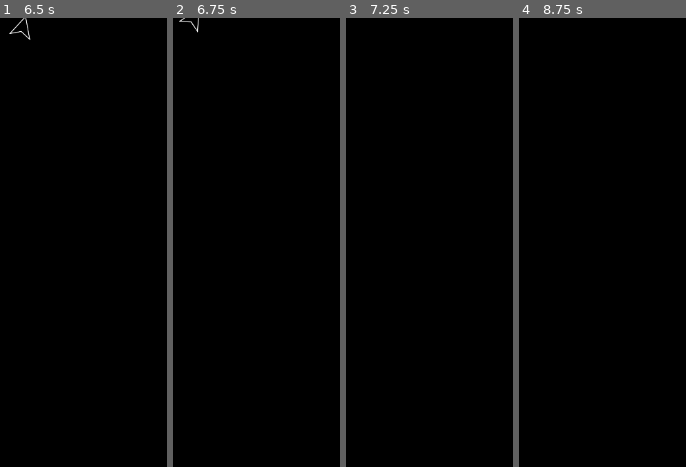
Above: before the commit, frames 1-4 (left to right).
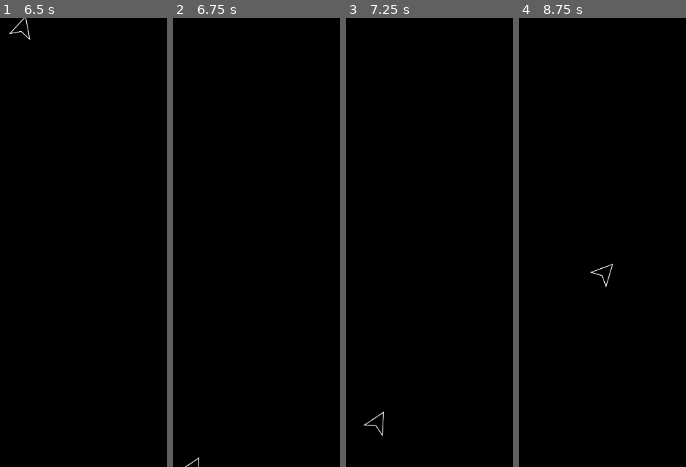
Above: after the commit, the same moments.

Repository: Aym00ane/3-Asteroids
Game: Godot game, scene res://Scenes/main.tscn
Two runs of this game, one before a commit and one after it. Both use one fixed random seed, a clock stepped at 60 frames per second and the inputs below.
Inputs:
- Up to frame 1 (6.5 s): tap Enter at 0.5 s; hold D (rotate_right) 0.53-1.28 s; hold A (rotate_left) 1.28-2.03 s; hold D (rotate_right) 2.03-2.78 s; hold W (forward) 2.78-3.53 s; hold A (rotate_left) 3.53-5.78 s; hold D (rotate_right) from 5.78 s (still down)
- Up to frame 2 (6.75 s): release D (rotate_right) at 6.53 s; hold W (forward) from 6.53 s (still down)
- Up to frame 3 (7.25 s): keep holding W (forward)
- Up to frame 4 (8.75 s): release W (forward) at 7.28 s; hold D (rotate_right) 7.28-8.03 s; hold A (rotate_left) from 8.03 s (still down)

Frame 1 is identical in both runs. In frame 2, 0.1% of the frame differs, in the area x 3-16%, y 0-100%; in frame 3, 0.1%; in frame 4, 0.2%, in the area x 42-57%, y 54-61%.

Commit message:
screen_bound

Diff:
--- a/Scenes/player.tscn
+++ b/Scenes/player.tscn
@@ -1,7 +1,8 @@
-[gd_scene load_steps=3 format=3 uid="uid://dkuwogui5ihxl"]
+[gd_scene load_steps=4 format=3 uid="uid://dkuwogui5ihxl"]
 
 [ext_resource type="Texture2D" uid="uid://cjt2q6tugvog4" path="res://Assets/Player.png" id="1_k0th1"]
 [ext_resource type="Script" path="res://Scripts/player.gd" id="1_wwstr"]
+[ext_resource type="PackedScene" uid="uid://bqq8gub8oap0c" path="res://Scenes/screen_bound_movement.tscn" id="3_y43e7"]
 
 [node name="Player" type="CharacterBody2D"]
 script = ExtResource("1_wwstr")
@@ -13,3 +14,6 @@
 [node name="CollisionPolygon2D" type="CollisionPolygon2D" parent="."]
 rotation = 3.14159
 polygon = PackedVector2Array(2.08165e-12, -32, 32, 32, 2.08165e-12, 16, -32, 32)
+
+[node name="ScreenBoundMovement" parent="." node_paths=PackedStringArray("node") instance=ExtResource("3_y43e7")]
+node = NodePath("..")
--- /dev/null
+++ b/Scenes/screen_bound_movement.tscn
@@ -0,0 +1,6 @@
+[gd_scene load_steps=2 format=3 uid="uid://bqq8gub8oap0c"]
+
+[ext_resource type="Script" path="res://Scripts/screen_bound_movement.gd" id="1_jyw2r"]
+
+[node name="ScreenBoundMovement" type="Node"]
+script = ExtResource("1_jyw2r")
--- /dev/null
+++ b/Scripts/screen_bound_movement.gd
@@ -0,0 +1,29 @@
+extends Node
+
+@export var node: Node
+
+var bounds = {}
+
+func _ready():
+	var rect = get_viewport().get_visible_rect()
+	var camera = get_viewport().get_camera_2d()
+	var zoom = camera.zoom
+	var camera_position = camera.position
+	var size = rect.size / zoom
+
+	bounds.top = (camera_position.y - size.y) / 2
+	bounds.bottom = (camera_position.y + size.y) / 2
+	bounds.right = (camera_position.x + size.x) / 2
+	bounds.left = (camera_position.x - size.x) / 2
+
+
+func _process(_delta):
+	if node.global_position.y >= bounds.bottom :
+		node.global_position.y = bounds.top
+	elif node.global_position.y <= bounds.top :
+		node.global_position.y = bounds.bottom
+
+	if node.global_position.x < bounds.left :
+		node.global_position.x = bounds.right
+	elif node.global_position.x >= bounds.right :
+		node.global_position.x = bounds.left
